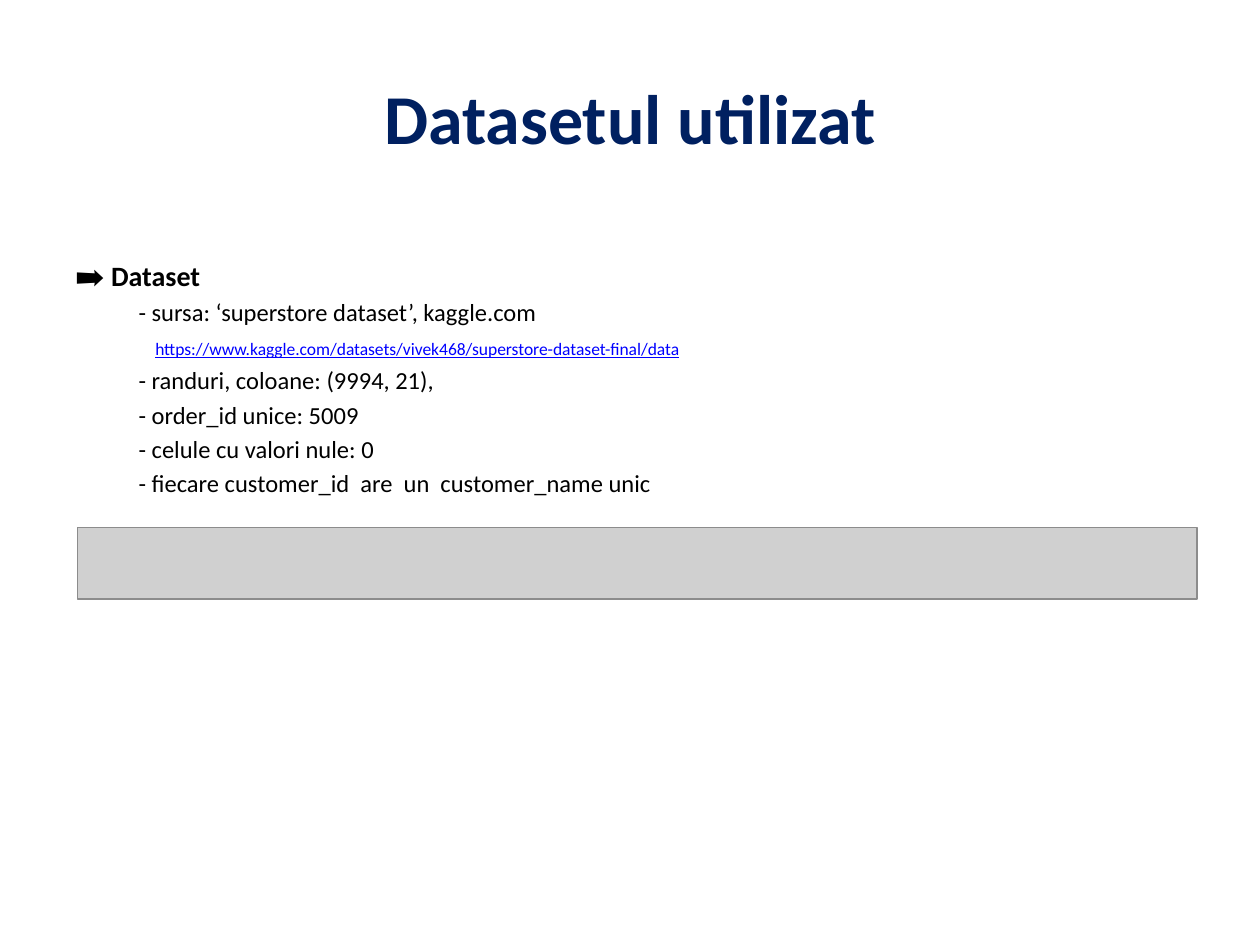
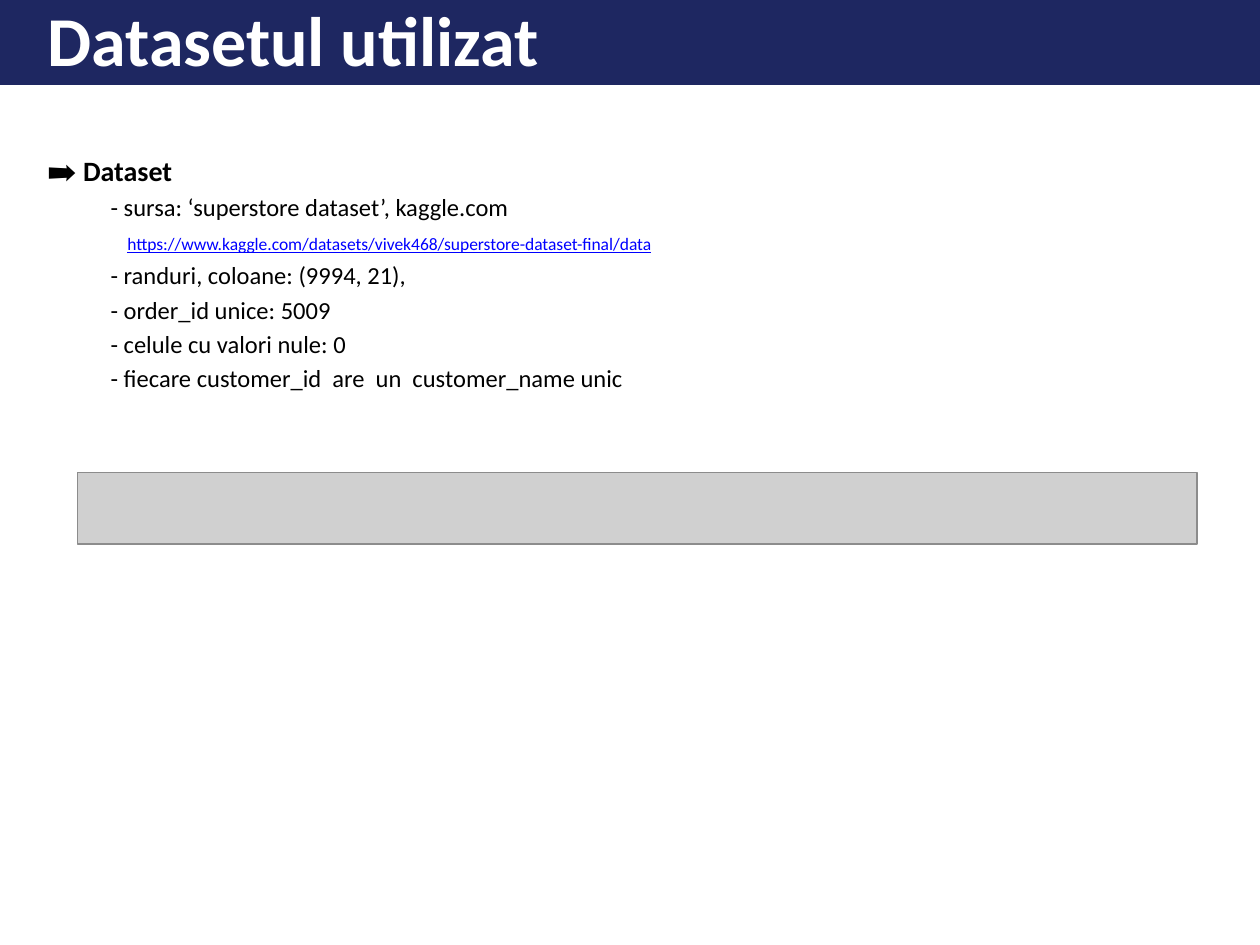
Before and after one commit to datiaxe/transactions_profit_prediction, a slide deck: slide 3 of reports/Profit_Prediction_Engine .pptx. Drawn at 1260x945 pixels with LibreOffice and Linux fonts; fonts in the diff are those of the drawing; grey boxes stand for pictures. Boxes give left, top, right and bottom in pixels: in the first picture for what was removed or moved away, otherwise in the second. Text is boxed around its words. In the diff, an @@ line names an element or a change of style, - is before the commit and + after.

```diff
--- a/reports/Profit_Prediction_Engine .pptx
+++ b/reports/Profit_Prediction_Engine .pptx
@@ rectangle added at box(0, 0, 1260, 83), fill #1E2761, outline #1E2761 1 pt @@
@@ text "Datasetul utilizat": place and size @@
-text "Datasetul utilizat" at box(384, 94, 876, 145)
+text "Datasetul utilizat" at box(48, 16, 539, 67)
@@ text "Datasetul utilizat" at box(48, 16, 539, 67): text colour #002060 to #FFFFFF; alignment centre to left @@
@@ text "➡️ Dataset": place and size @@
-text "➡️ Dataset" at box(111, 268, 679, 496)
+text "➡️ Dataset" at box(83, 163, 651, 391)
@@ picture: place and size @@
-picture at box(78, 528, 1197, 600)
+picture at box(78, 472, 1197, 544)
```
Also in this commit, not shown: 12 other slides changed, 6 other files.
